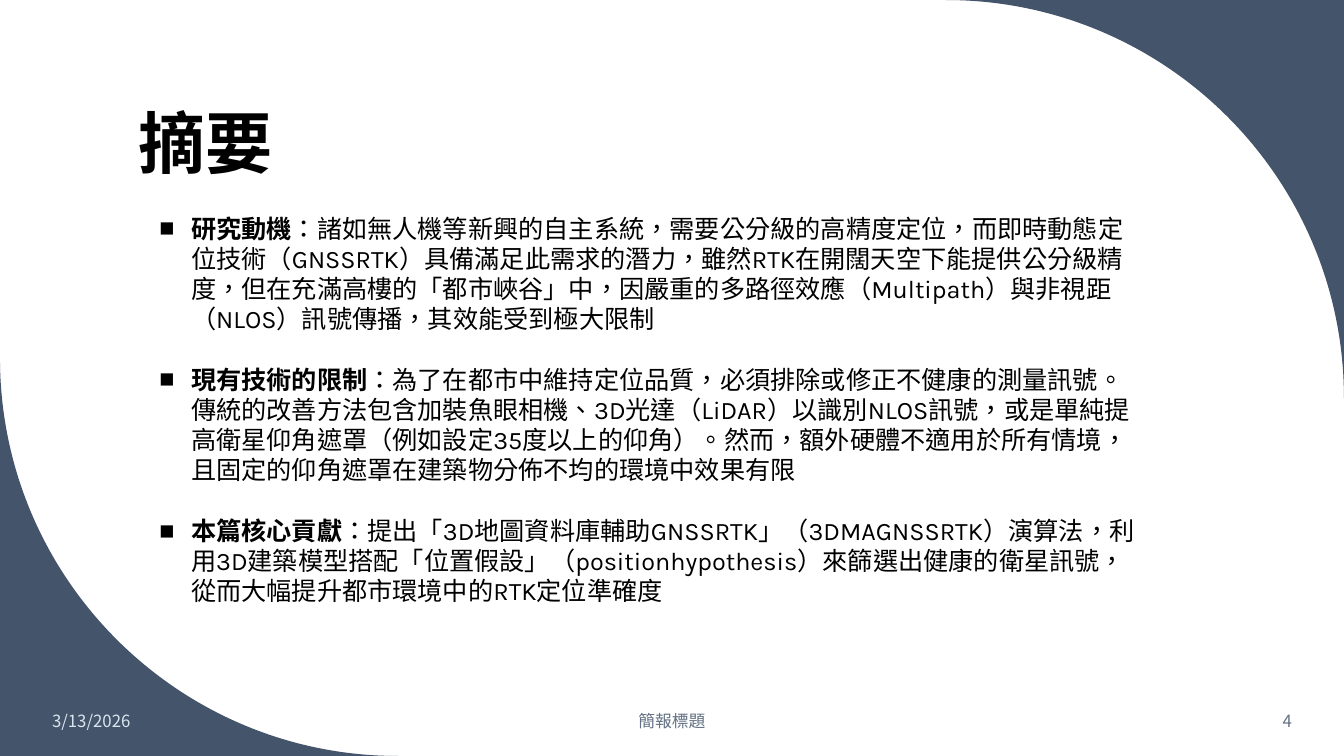
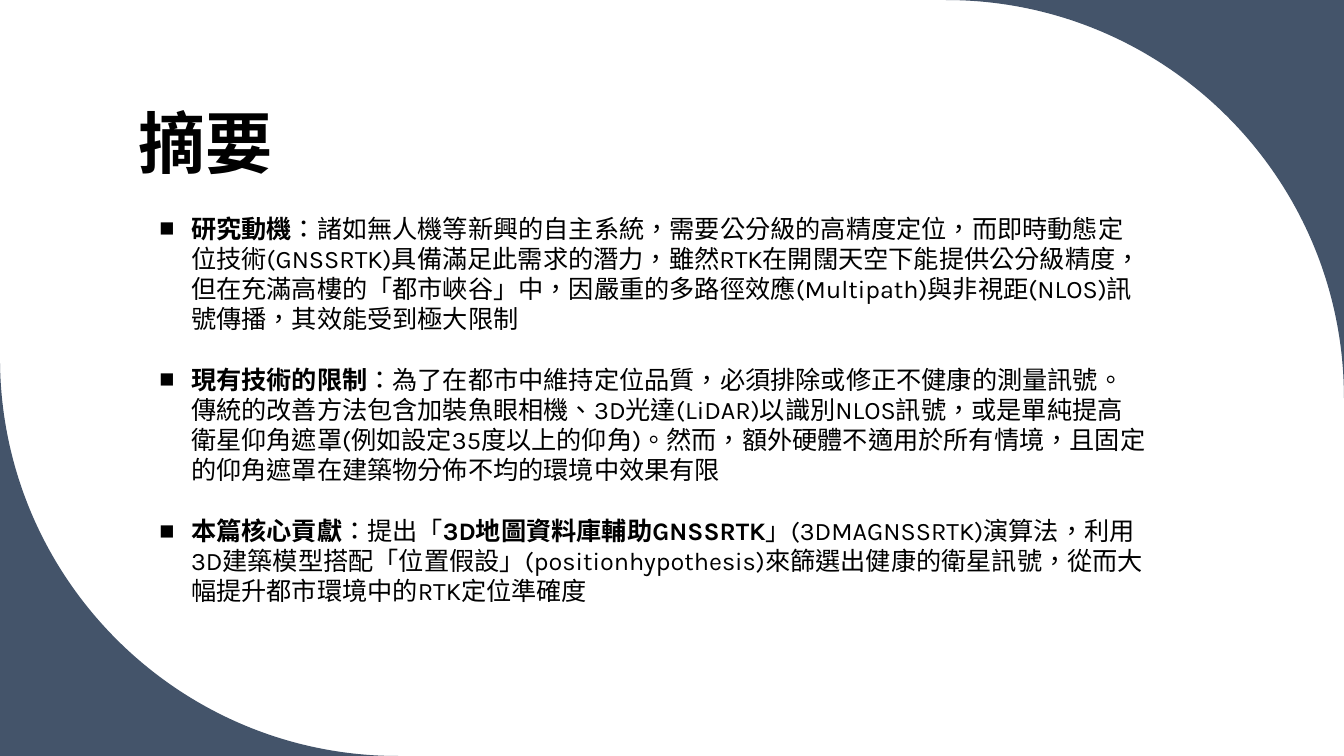
Before and after one commit to cooper35211-max/3D---------GNSS-RTK------------, a slide deck: slide 4 of 3D地圖資料庫輔助GNSSRTK及其在.pptx. Drawn at 1344x756 pixels with LibreOffice and Linux fonts; fonts in the diff are those of the drawing. Boxes give left, top, right and bottom in pixels: in the first picture for what was removed or moved away, otherwise in the second. Text is boxed around its words. In the diff, an @@ line names an element or a change of style, - is before the commit and + after.

```diff
--- a/3D地圖資料庫輔助GNSSRTK及其在.pptx
+++ b/3D地圖資料庫輔助GNSSRTK及其在.pptx
@@ text at [191,216,1145,602]: text changed @@
-■ 研究動機：諸如無人機等新興的自主系統，需要公分級的高精度定位，而即時動態定位技術（GNSSRTK）具備滿足此需求的潛力，雖然RTK在開闊天空下能提供公分級精度，但在充滿高樓的「都市峽谷」中，因嚴重的多路徑效應（Multipath）與非視距（NLOS）訊號傳播，其效能受到極大限制
-■ 現有技術的限制：為了在都市中維持定位品質，必須排除或修正不健康的測量訊號。傳統的改善方法包含加裝魚眼相機、3D光達（LiDAR）以識別NLOS訊號，或是單純提高衛星仰角遮罩（例如設定35度以上的仰角）。然而，額外硬體不適用於所有情境，且固定的仰角遮罩在建築物分佈不均的環境中效果有限
-■ 本篇核心貢獻：提出「3D地圖資料庫輔助GNSSRTK」（3DMAGNSSRTK）演算法，利用3D建築模型搭配「位置假設」（positionhypothesis）來篩選出健康的衛星訊號，從而大幅提升都市環境中的RTK定位準確度
+■ 研究動機：諸如無人機等新興的自主系統，需要公分級的高精度定位，而即時動態定位技術(GNSSRTK)具備滿足此需求的潛力，雖然RTK在開闊天空下能提供公分級精度，但在充滿高樓的「都市峽谷」中，因嚴重的多路徑效應(Multipath)與非視距(NLOS)訊號傳播，其效能受到極大限制
+■ 現有技術的限制：為了在都市中維持定位品質，必須排除或修正不健康的測量訊號。傳統的改善方法包含加裝魚眼相機、3D光達(LiDAR)以識別NLOS訊號，或是單純提高衛星仰角遮罩(例如設定35度以上的仰角)。然而，額外硬體不適用於所有情境，且固定的仰角遮罩在建築物分佈不均的環境中效果有限
+■ 本篇核心貢獻：提出「3D地圖資料庫輔助GNSSRTK」(3DMAGNSSRTK)演算法，利用3D建築模型搭配「位置假設」(positionhypothesis)來篩選出健康的衛星訊號，從而大幅提升都市環境中的RTK定位準確度
@@ text removed at [52,714,130,730] @@
-3/13/2026
@@ text removed at [638,713,705,729] @@
-簡報標題
@@ page number removed at [1283,714,1292,727] @@
-4
```
Also in this commit, not shown: 5 other slides changed, 2 slides added, 2 other files.
